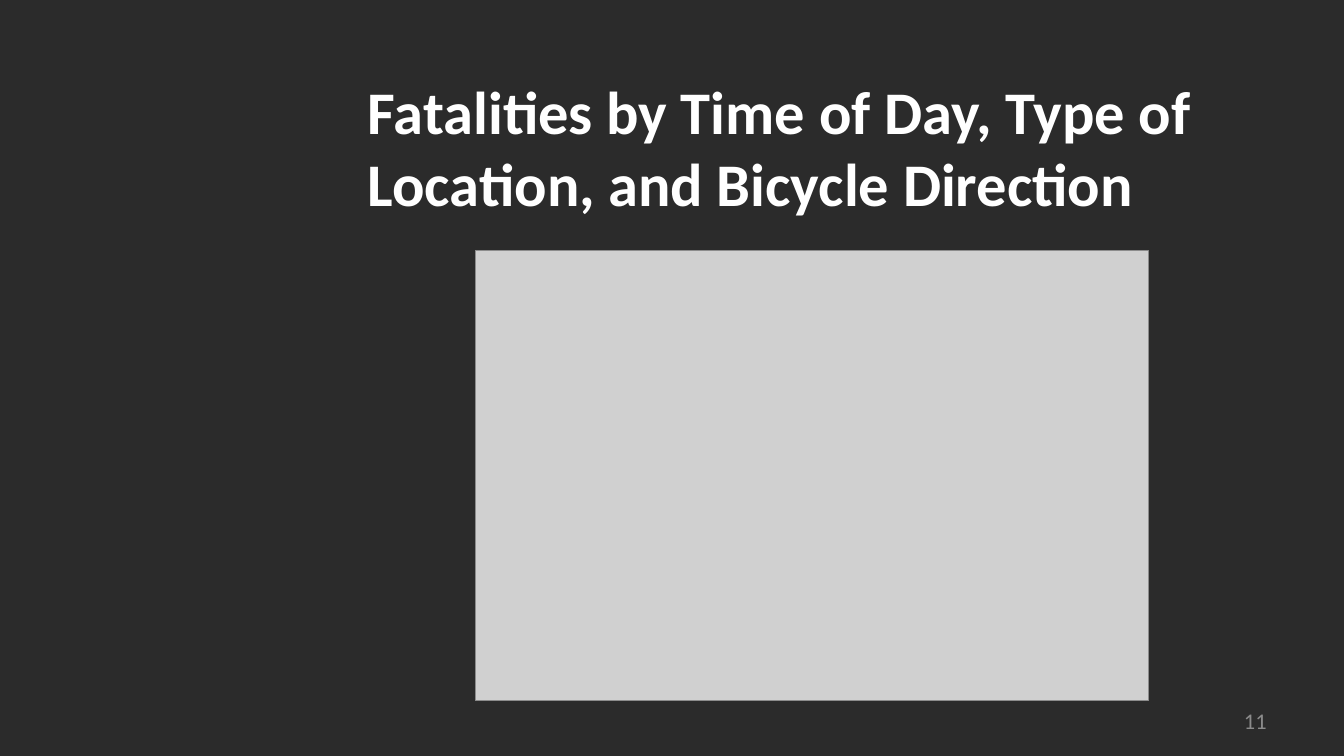
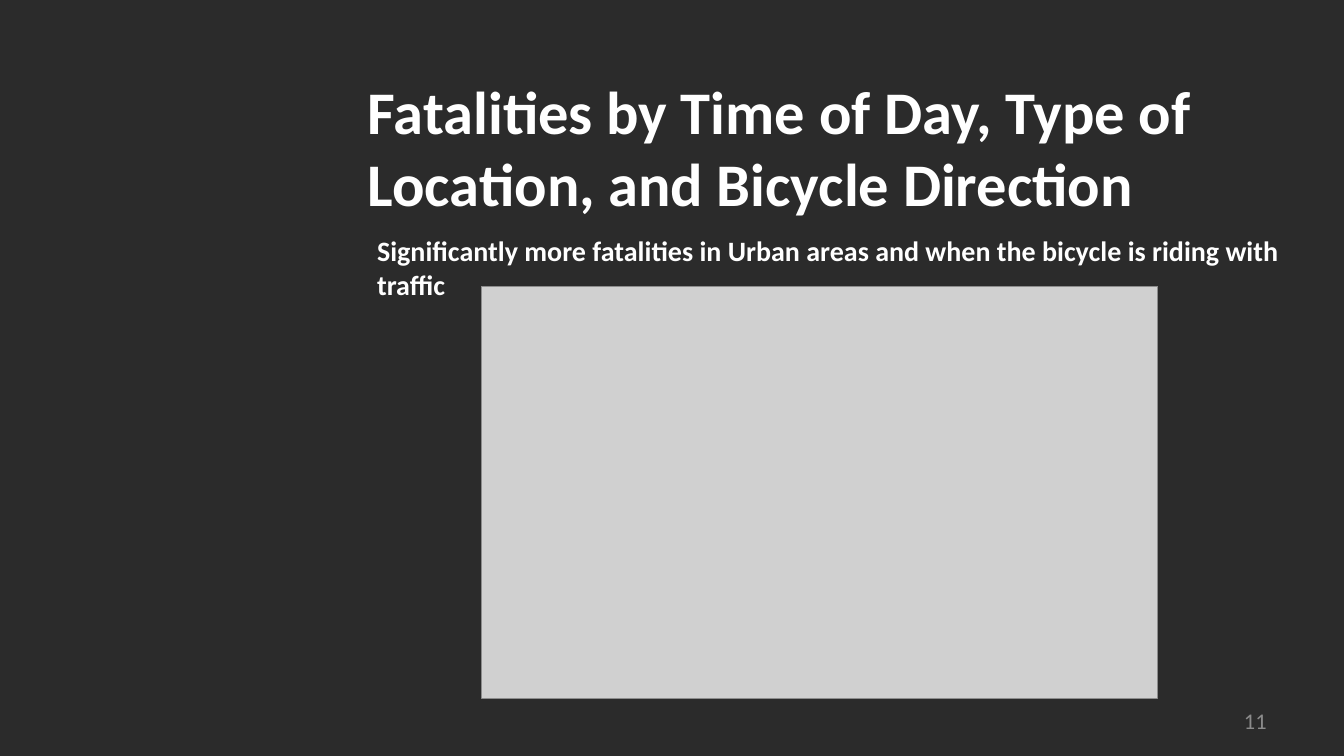
Before and after one commit to madams11/DataR-Project, a slide deck: slide 11 of US Bicycle Fatalities_Group 4.pptx. Drawn at 1344x756 pixels with LibreOffice and Linux fonts; fonts in the diff are those of the drawing; grey boxes stand for pictures; background and template pictures are left out; a plain dark background stands for a picture behind light text. Boxes give left, top, right and bottom in pixels: in the first picture for what was removed or moved away, otherwise in the second. Text is boxed around its words. In the diff, an @@ line names an element or a change of style, - is before the commit and + after.

```diff
--- a/US Bicycle Fatalities_Group 4.pptx
+++ b/US Bicycle Fatalities_Group 4.pptx
@@ text added at <box>377,241,1279,295</box>, 20 pt, text #FFFFFF, bold @@
+Significantly more fatalities in Urban areas and when the bicycle is riding with traffic
@@ picture: place and size @@
-picture at <box>476,251,1149,702</box>
+picture at <box>482,286,1158,699</box>
```
Also in this commit, not shown: 2 other slides changed, 1 other file.
